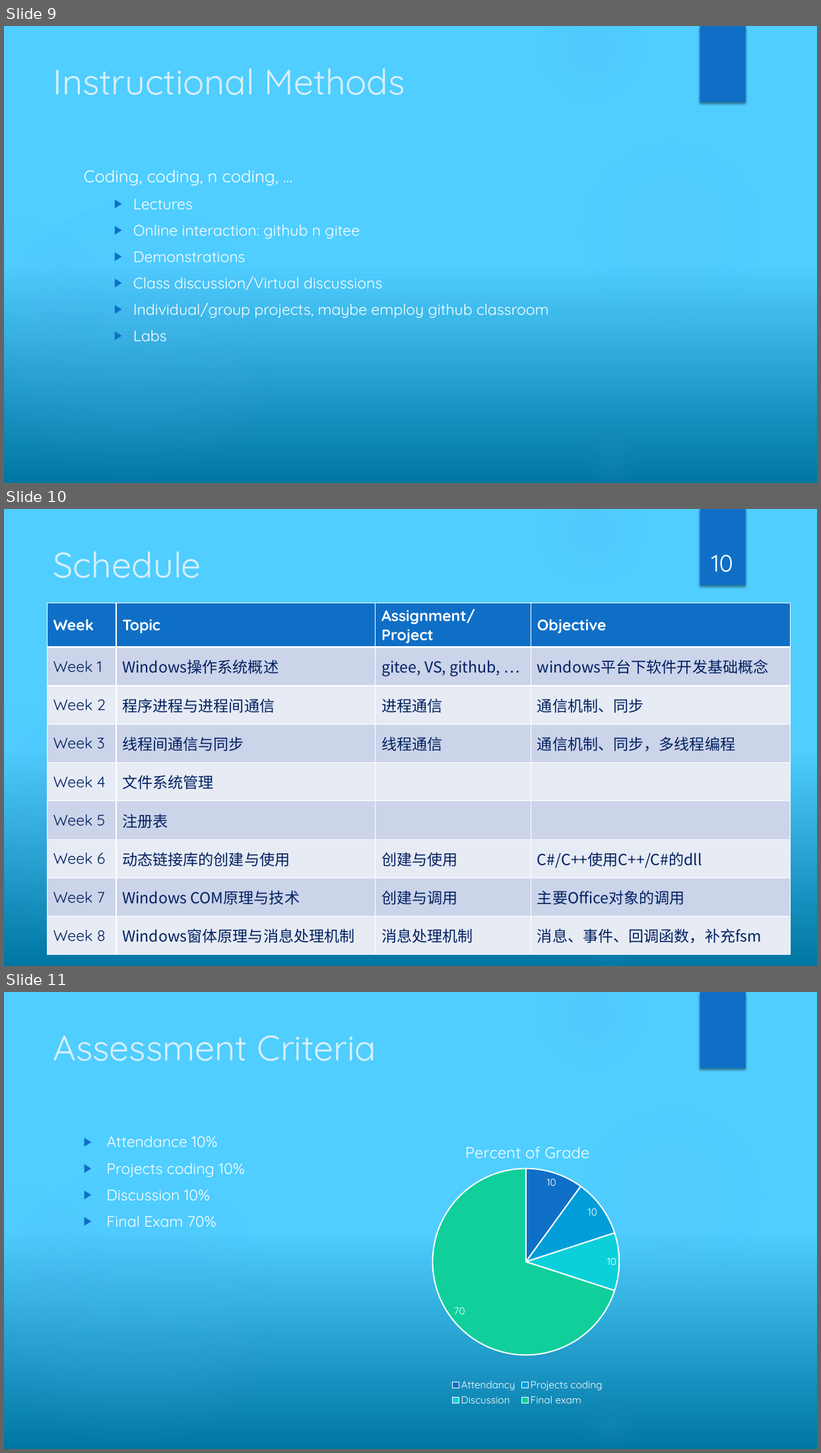
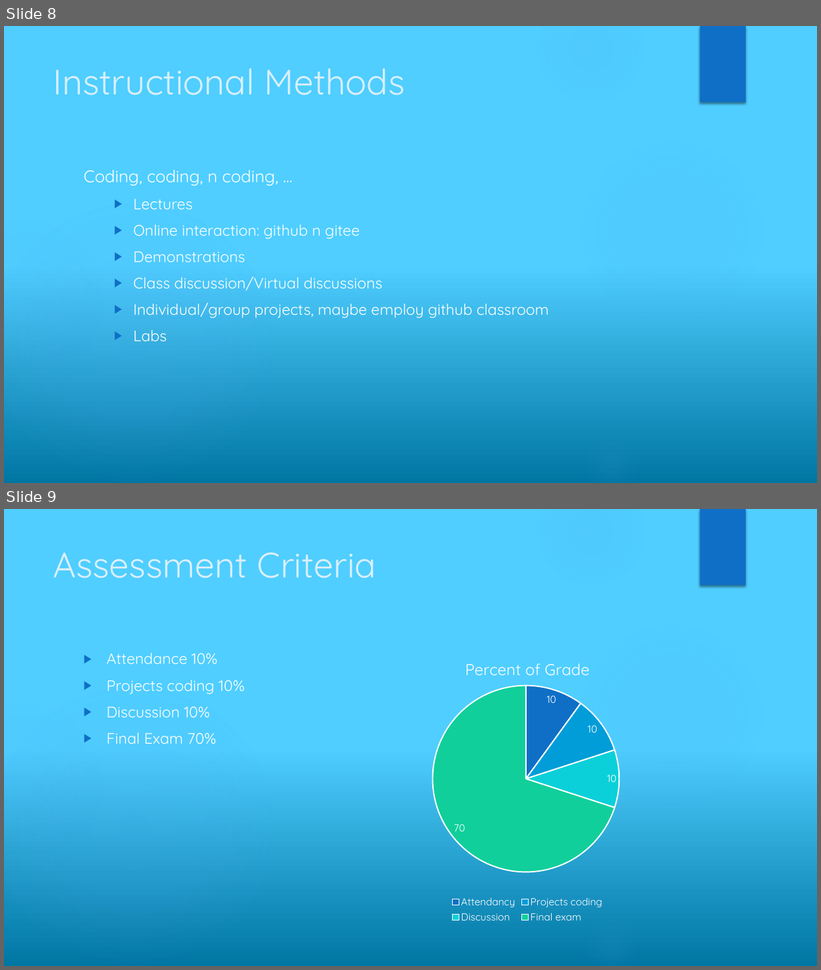
Before and after one commit to network-whu/2021, a slide deck: slides/instruction/introduction.pptx. Shown one above the other, each under a label of ours: slides 9, 10 and 11 before the commit, slides 8 and 9 after it. The pictures are 821x1453 and 821x970 pixels, drawn with LibreOffice and Linux fonts; fonts in the diff are those of the drawing. Boxes give left, top, right and bottom in pixels: in the first picture for what was removed or moved away, otherwise in the second. Text is boxed around its words. In the diff, an @@ line names an element or a change of style, - is before the commit and + after.

```diff
--- a/slides/instruction/introduction.pptx
+++ b/slides/instruction/introduction.pptx
@@ slide 10 removed at [4,509,817,966], background gradient #0076A3 to #4FCEFF; not listed: 6 template elements that a slide beside it also shows @@
@@ title removed at [54,551,201,578] @@
-Schedule
@@ page number removed at [712,555,733,572] @@
-10
@@ table removed at [48,603,790,949], 9 rows, 4 columns @@
-Week | Topic | Assignment/Project | Objective
-Week 1 | Windows操作系统概述 | gitee, VS, github, … | windows平台下软件开发基础概念
-Week 2 | 程序进程与进程间通信 | 进程通信 | 通信机制、同步
-Week 3 | 线程间通信与同步 | 线程通信 | 通信机制、同步，多线程编程
-Week 4 | 文件系统管理 |  | 
-Week 5 | 注册表 |  | 
-Week 6 | 动态链接库的创建与使用 | 创建与使用 | C#/C++使用C++/C#的dll
-Week 7 | Windows COM原理与技术 | 创建与调用 | 主要Office对象的调用
-Week 8 | Windows窗体原理与消息处理机制 | 消息处理机制 | 消息、事件、回调函数，补充fsm
@@ what was slide 9 is now slide 8 @@
@@ what was slide 11 is now slide 9 @@
```
Also in this commit, not shown: 5 slides changed, 1 other slide removed, 1 other file.
